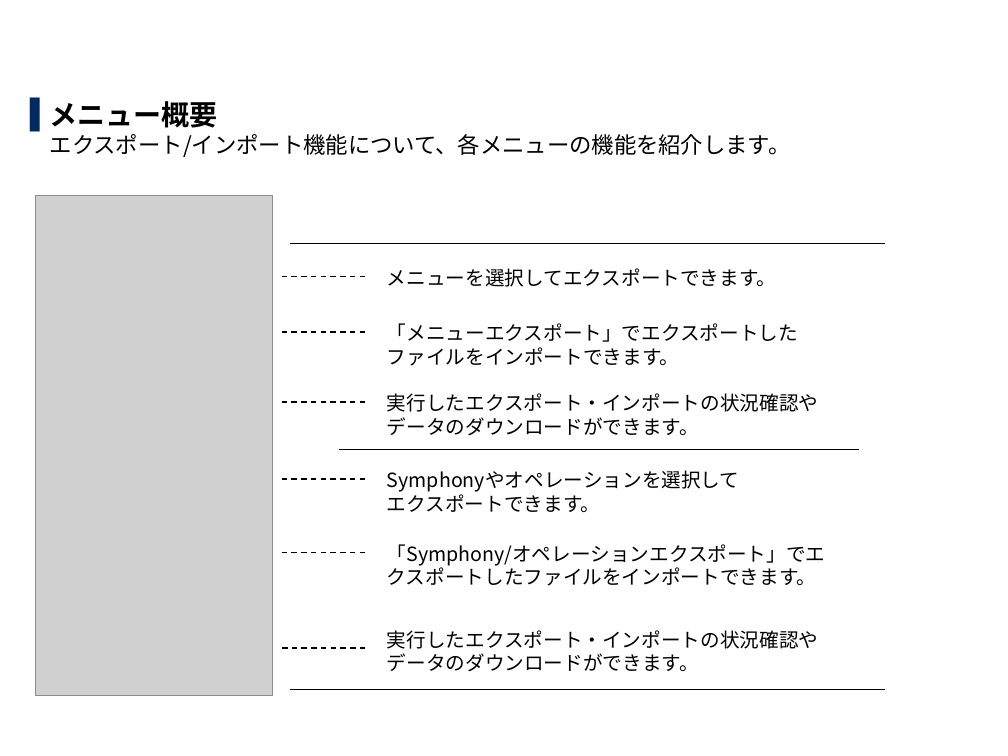
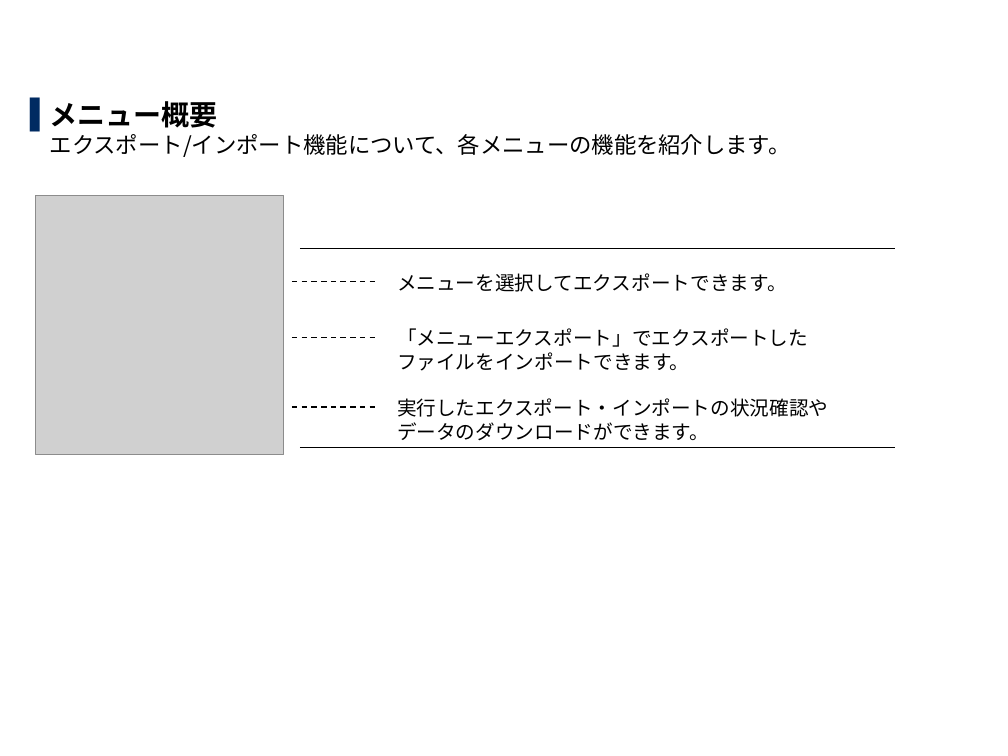
Before and after one commit to exastro-suite/it-automation-docs, a slide deck: slide 8 of asset/Learn_ja/ITA-export-import_classroom_lecture.pptx (slide 12 before the commit). Drawn at 1008x756 pixels with LibreOffice and Linux fonts; fonts in the diff are those of the drawing; grey boxes stand for pictures; background and template pictures are left out. Boxes give left, top, right and bottom in pixels: in the first picture for what was removed or moved away, otherwise in the second. Text is boxed around its words. In the diff, an @@ line names an element or a change of style, - is before the commit and + after.

```diff
--- a/asset/Learn_ja/ITA-export-import_classroom_lecture.pptx
+++ b/asset/Learn_ja/ITA-export-import_classroom_lecture.pptx
@@ picture: place and size @@
-picture at (35,196,272,696)
+picture at (35,196,283,455)
@@ 4 lines, 3 texts: place and size @@
-4 lines, 3 texts at (281,243,885,436)
+4 lines, 3 texts at (292,248,895,441)
@@ line moved from (340, 450) - (859, 450) to (299, 448) - (895, 448) @@
@@ line removed from (281, 479) to (369, 479) @@
@@ text removed at (387,470,740,512) @@
-Symphonyやオペレーションを選択して
-エクスポートできます。
@@ line removed from (281, 552) to (369, 552) @@
@@ text removed at (387,544,826,586) @@
-「Symphony/オペレーションエクスポート」でエクスポートしたファイルをインポートできます。
@@ line removed from (282, 648) to (369, 648) @@
@@ text removed at (387,630,818,672) @@
-実行したエクスポート・インポートの状況確認や
-データのダウンロードができます。
@@ line removed from (289, 689) to (885, 689) @@
```
Also in this commit, not shown: 7 other slides changed, 7 slides removed, 1 other file.
